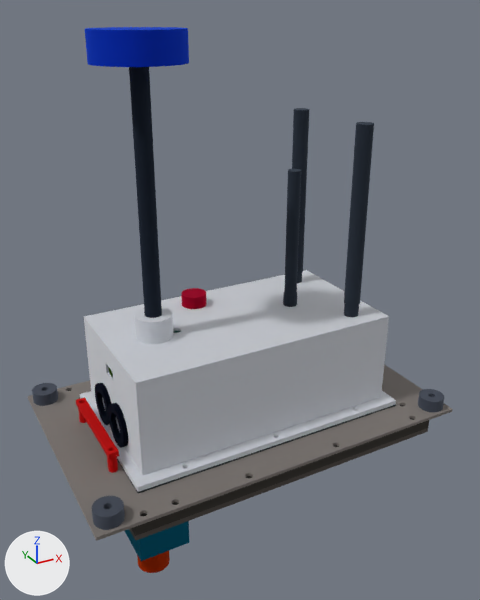
The glTF model media/model.glb: old version first, new version second.
The view is the same before and after, from a 50 mm lens placed at (-0.18, -0.333, 0.24), pointed at (-0.001, -0.006, 0.077). Arrows for +X, +Y and +Z are at lower left; the lights stay in place. The picture after the commit comes second. Where no turn or scale is listed for an object, it has been applied to the vertices. Vertices at exactly the same position are counted once.

The first picture shows 'Antennas', 'Core plate', 'Corner spacers (4)', 'GNSS mast', 'GNSS receiver and compass', 'Grommets (2)', 'Lid', 'Pin blocks (2)', 'Rail lips (2)', 'Rail spacer bars (2)', 'Strain-relief bar' and 3 more.
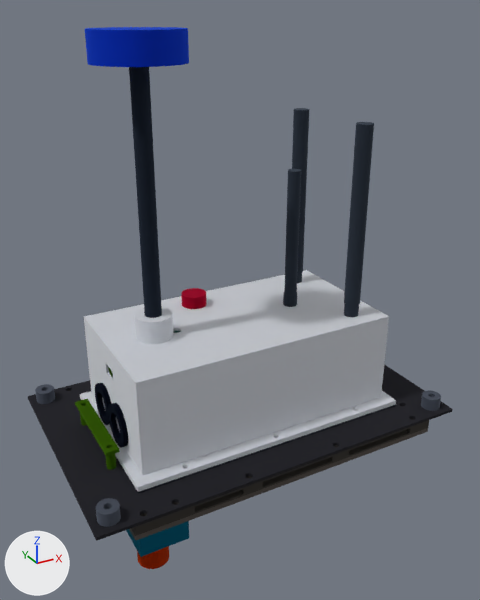
Changed parts and their boxes [x1, y1, x2, y2] in the pictures (480 x 600 px; the box of a moved part takes in the faces that stretch with it):
'Core plate', recoloured (grey to dark grey): [28, 364, 453, 541] in both
'Corner spacers (4)', reshaped: before [32, 383, 444, 530]; after [35, 384, 441, 527]
'Pin blocks (2)', rescaled (10% shorter): before [125, 521, 189, 561]; after [126, 521, 189, 557]
'Strain-relief bar', recoloured (red to dark green): [76, 399, 119, 470] in both
part 1 of me_corner_spacers__4, moved or reshaped: before [418, 389, 444, 412]; after [421, 390, 441, 411]
part 2 of me_corner_spacers__4, moved or reshaped: before [32, 383, 58, 406]; after [35, 384, 55, 404]
part 3 of me_corner_spacers__4, moved or reshaped: before [92, 496, 125, 530]; after [96, 498, 121, 527]

Edits to the bpy script that builds the scene:
```text
Change mat_mat_0:
    mat_mat_0.base_color: (0.392, 0.361, 0.342) -> (0.0497, 0.0497, 0.0612)  # grey #a8a29e -> dark grey #3f3f46
Change mat_mat_19:
    mat_mat_19.base_color: (0.716, 0.0194, 0.0194) -> (0.0742, 0.202, 0.00478)  # red #dc2626 -> dark green #4d7c0f
Change me_corner_spacers__4:
    used by ob_corner_spacers__4; location = (0.0, 0.0, 0.0)
    remove me_corner_spacers__4.from_pydata(...)  # 2016 vertices, 4032 faces; spans x -0.118..0.118, y -0.073..0.073, z 0.0..0.008
    add me_corner_spacers__4.from_pydata(...)  # 2016 vertices, 4032 faces; spans x -0.116..0.116, y -0.071..0.071, z 0.0..0.008
    me_corner_spacers__4 part 1: 252 of the vertices in x 0.102..0.118, y -0.073..-0.057, z 0.0..0.008 are scaled about their middle by (0.75, 0.75, 1)
    me_corner_spacers__4 part 2: 252 of the vertices in x -0.118..-0.102, y 0.057..0.073, z 0.0..0.008 are scaled about their middle by (0.75, 0.75, 1)
    me_corner_spacers__4 part 3: 252 of the vertices in x -0.118..-0.102, y -0.073..-0.057, z 0.0..0.008 are scaled about their middle by (0.75, 0.75, 1)
    other edits to the shape of me_corner_spacers__4 do not show in these pictures
Change me_pin_blocks__2:
    used by ob_pin_blocks__2; location = (0.0, 0.0, 0.0)
    remove me_pin_blocks__2.from_pydata(...)  # 1528 vertices, 3072 faces; spans x -0.098..-0.07, y -0.075..0.075, z -0.026..-0.011
    add me_pin_blocks__2.from_pydata(...)  # 1528 vertices, 3072 faces; spans x -0.098..-0.07, y -0.075..0.075, z -0.023..-0.011
    me_pin_blocks__2 part 4: the whole mesh is scaled about its middle by (1, 1, 0.8), then moved by (0.0, 0.0, 0.002)
```
